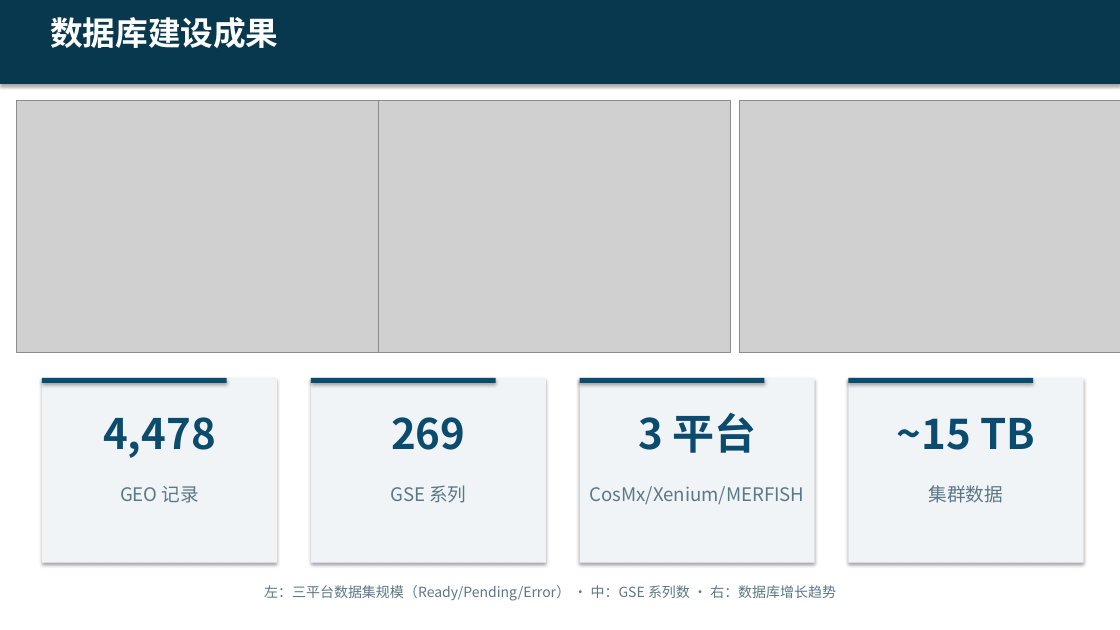
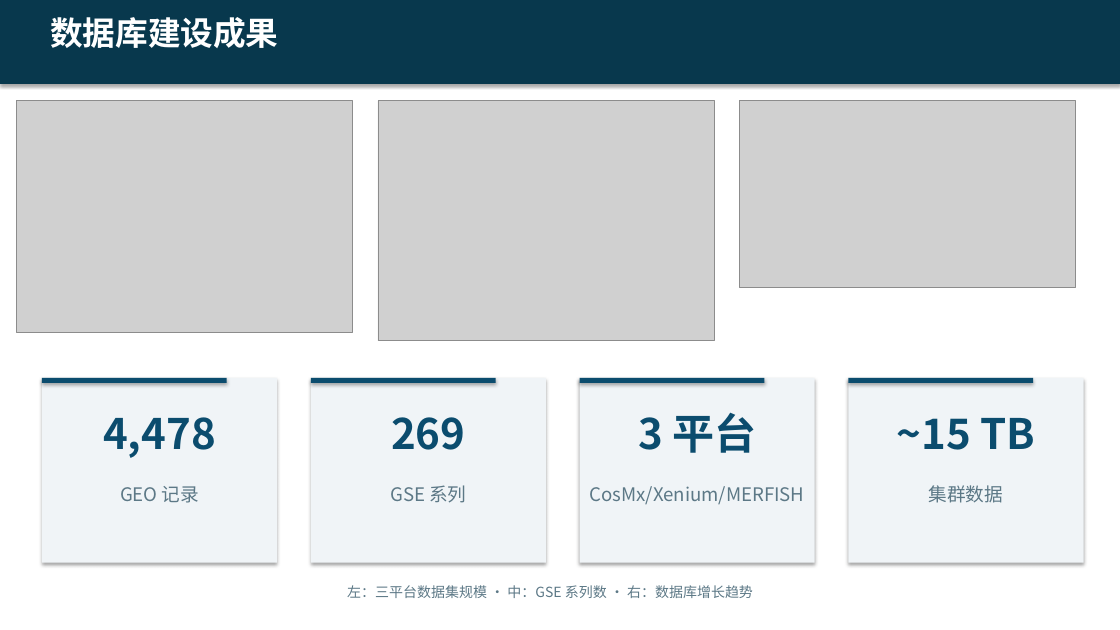
Before and after one commit to zf-li23/SubCellSpace, a slide deck: slide 5 of report/SubCellSpace_Presentation.pptx. Drawn at 1120x630 pixels with LibreOffice and Linux fonts; fonts in the diff are those of the drawing; grey boxes stand for pictures. Boxes give left, top, right and bottom in pixels: in the first picture for what was removed or moved away, otherwise in the second. Text is boxed around its words. In the diff, an @@ line names an element or a change of style, - is before the commit and + after.

Commit message:
fix: correct image sizing in PPT — auto-scale to fit bounding boxes
- New img() function: when both w and h given, preserves aspect
  ratio and fits within the specified box
- Slide 4: fig4 at 12.7×6.0in box
- Slide 5: 3 figs at 4.0×3.0in boxes each
- Slide 6: 2-row layout (fig2A+fig1D row1, fig2B row2)
- Slide 7-8: 3 figs at 4.0×3.0in boxes
- Slide 9: fig5 at 12.7×5.5in box
- Slide 10: fig7 at 10.3×5.5in box

```diff
--- a/report/SubCellSpace_Presentation.pptx
+++ b/report/SubCellSpace_Presentation.pptx
@@ picture resized from (x1=17, y1=101, x2=383, y2=353) to (x1=17, y1=101, x2=353, y2=332) @@
@@ picture resized from (x1=378, y1=101, x2=731, y2=353) to (x1=378, y1=101, x2=714, y2=341) @@
@@ picture resized from (x1=739, y1=101, x2=1120, y2=353) to (x1=739, y1=101, x2=1075, y2=288) @@
@@ text at (x1=347, y1=585, x2=753, y2=598): text changed @@
-左：三平台数据集规模（Ready/Pending/Error） · 中：GSE 系列数 · 右：数据库增长趋势
+左：三平台数据集规模 · 中：GSE 系列数 · 右：数据库增长趋势
```
Also in this commit, not shown: 5 other slides changed, 2 other files.
